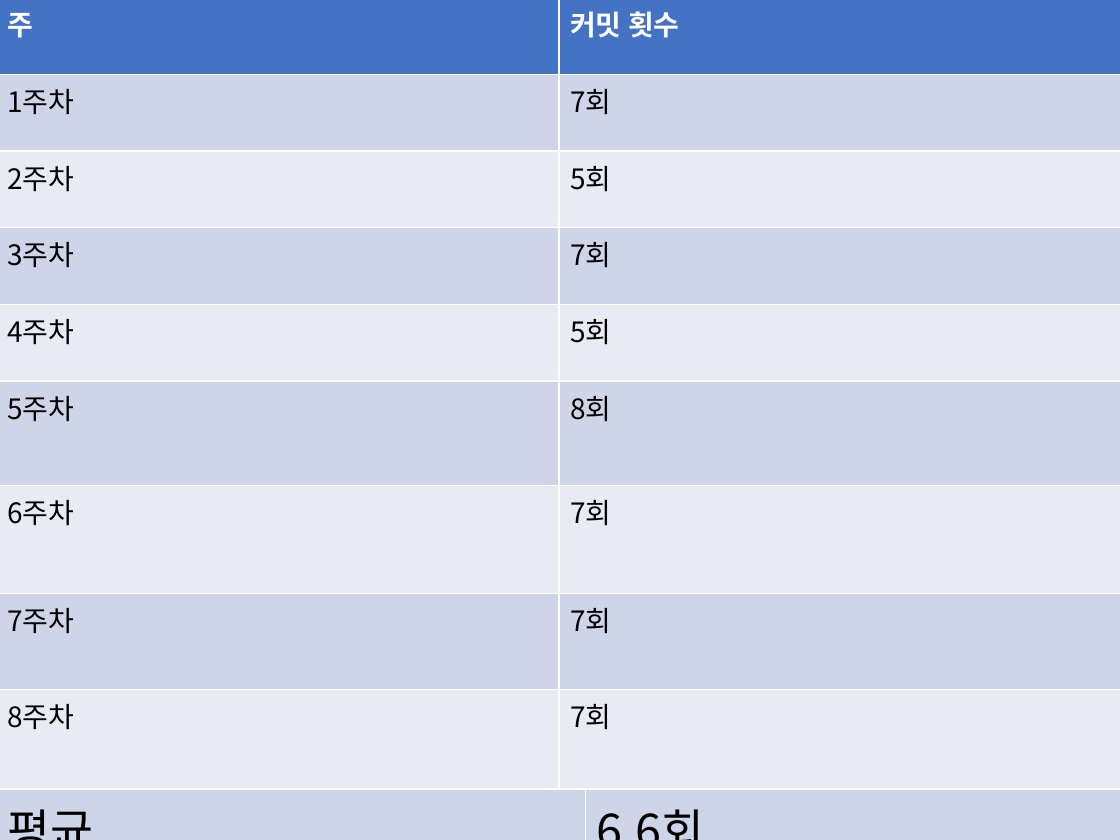
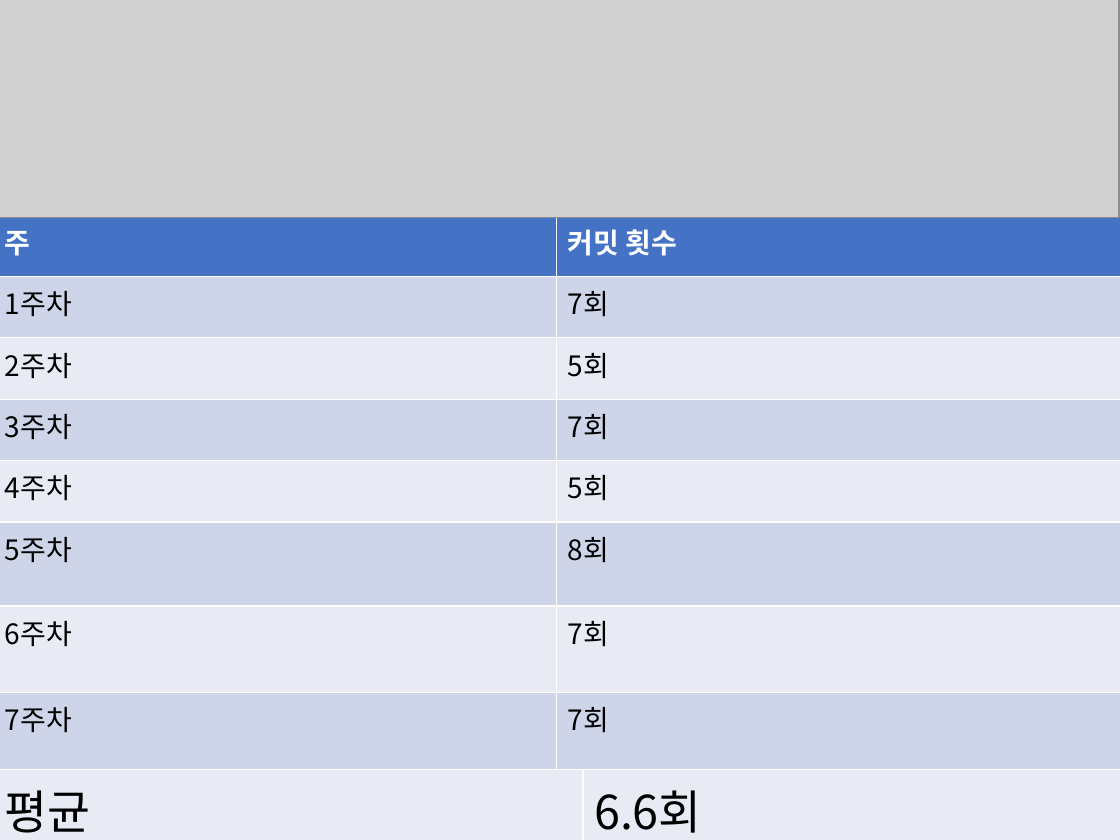
Before and after one commit to gkwodhsla/2DGP_project, a slide deck: slide 2 of projectPPT/3차 발표.pptx. Drawn at 1120x840 pixels with LibreOffice and Linux fonts; fonts in the diff are those of the drawing; grey boxes stand for pictures. Boxes give left, top, right and bottom in pixels: in the first picture for what was removed or moved away, otherwise in the second. Text is boxed around its words. In the diff, an @@ line names an element or a change of style, - is before the commit and + after.

```diff
--- a/projectPPT/3차 발표.pptx
+++ b/projectPPT/3차 발표.pptx
@@ picture added at box(0, 0, 1119, 217) @@
@@ table at box(0, 215, 1120, 840) @@
-row 9: 8주차 | 7회 | 
@@ table: place and size @@
-table at box(0, 0, 1120, 840)
+table at box(0, 215, 1120, 840)
```
